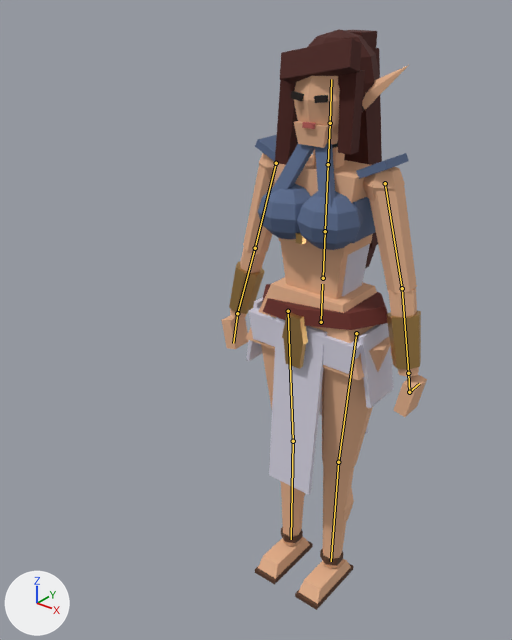
The glTF model assets/characters/elf_girl.glb as it was, and as the next commit left it.
The view is the same before and after, from a 50 mm lens placed at (0.948, -1.469, 1.728), pointed at (-0.069, -0.198, 0.94). Every picture has the same lights, and +X, +Y and +Z are marked at lower left. The older version comes first. The bones that change, and the others that lie on the model, are drawn over the model as lines.

The first picture shows 'ElfGirl'.
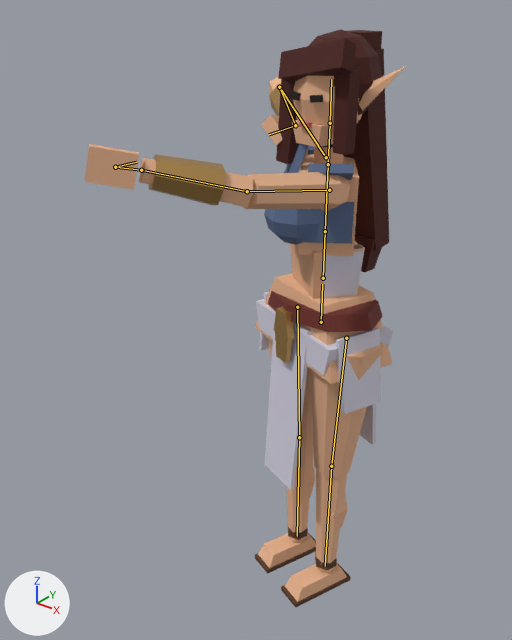
The newer file adds an action. The first version stands in its rest pose; the second is drawn at frame 6 of the action 'ShortbowShoot'.

The change in detail:
Bone 'hips' (bone_hips) turns from (0, 0, 0) to (0, -20, 0) degrees about its own x, y and z.
Bone 'spine' (bone_spine) turns from (0, 0, 0) to (0, -15, 0) degrees about its own x, y and z.
Bone 'chest' (bone_chest) turns from (0, 0, 0) to (0, -20, 0) degrees about its own x, y and z.
Bone 'neck' (bone_neck) turns from (0, 0, 0) to (0, 19, 0) degrees about its own x, y and z.
Bone 'head' (bone_head) turns from (0, 0, 0) to (0, 29, 0) degrees about its own x, y and z.
Bone 'upperarm.L' (bone_upperarm_l) turns from (0, 0, 0) to (100, -47, -15) degrees about its own x, y and z.
Bone 'forearm.L' (bone_forearm_l) turns from (0, 0, 0) to (2, -6, -23) degrees about its own x, y and z.
Bone 'hand.L' (bone_hand_l) turns from (0, 0, 0) to (3, 2, 18) degrees about its own x, y and z.
Bone 'upperarm.R' (bone_upperarm_r) turns from (0, 0, 0) to (50, 49, -77) degrees about its own x, y and z.
Bone 'forearm.R' (bone_forearm_r) turns from (0, 0, 0) to (35, 0, 178) degrees about its own x, y and z.
Bone 'hand.R' (bone_hand_r) turns from (0, 0, 0) to (48, 22, -22) degrees about its own x, y and z.

Location of each change, (x1, y1, x2, y2) in pixels of the pictures (512 x 640 px):
'ElfGirl', posed (56% wider): before (221, 29, 427, 610); after (85, 29, 406, 608)
bone 'upperarm.L', root to tip: before (385, 183) to (402, 288); after (329, 190) to (247, 191)
bone 'forearm.L', root to tip: before (402, 288) to (408, 373); after (247, 191) to (141, 170)
bone 'hand.L', root to tip: before (408, 373) to (409, 392); after (141, 170) to (115, 167)
bone 'upperarm.R', root to tip: before (276, 163) to (255, 248); after (326, 157) to (279, 87)
bone 'forearm.R', root to tip: before (255, 248) to (237, 313); after (279, 87) to (295, 125)
bone 'hand.R', root to tip: before (237, 313) to (233, 343); after (295, 125) to (269, 134)
